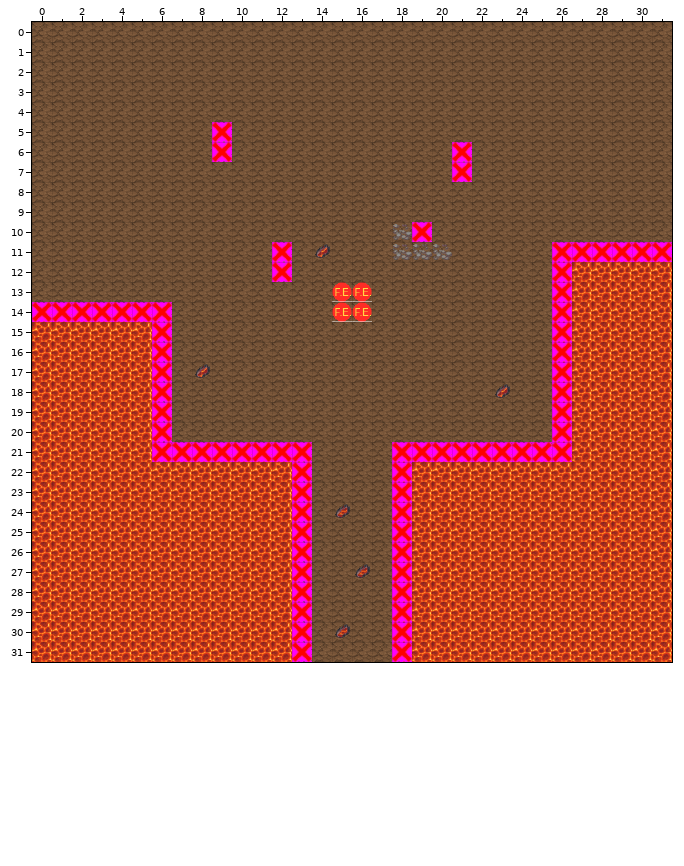
Two versions of a level (Tiled map, Game/ArchanistTower/Content/Levels/TestFireMap/Mountain1.tmx). The first picture shows the starting point.
Cells are 32x32 px. Shown: x 0..31, y 0..31.
Now the later version:
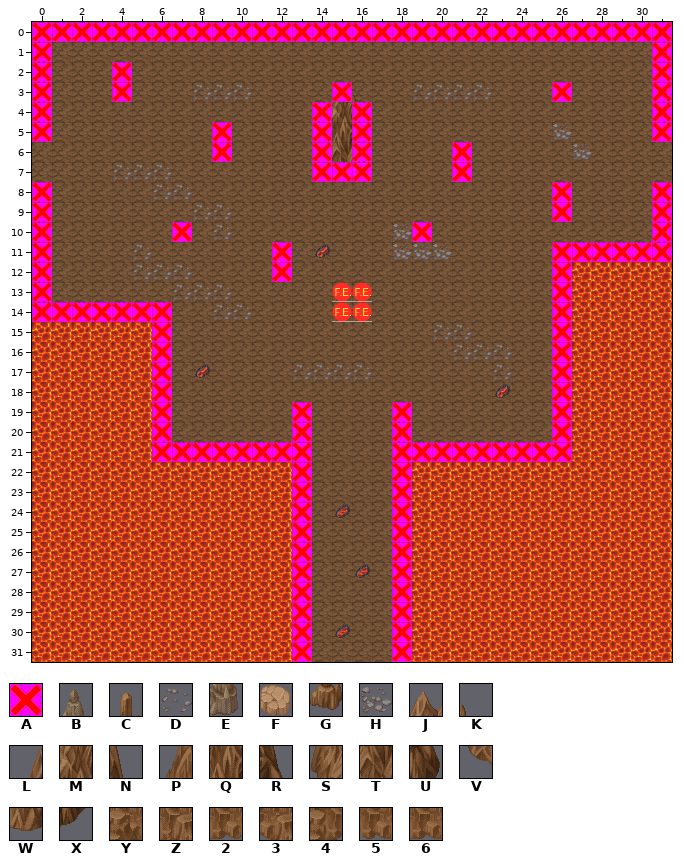
Key: from "Clip": A 0; from "MountainPieces": B 16, C 21, D 23, E 24, F 28, G 29, H 31, J 73, K 74, L 80, M 81, N 82, P 88, Q 89, R 90, S 96, T 97, U 98, V 104, W 105, X 106, Y 146, Z 147, 2 153, 3 154, 4 155, 5 156, 6 157.
_ is an empty cell.
What changed:
Changed rows in their new state; . is an unchanged cell.
Layer "Layer 2":
first column x 0:
 0 Z5555555555555555555555555652566
 1 4..............................Y
 2 4...B..........................3
 3 4...E...DDD....JK..DDDD...F....Z
 4 4.............LMN..............4
 5 4.............PQR.........H....4
 6 ..............STU..........H....
 7 ....DDD.......VWX...............
 8 Z.....DD..................B....Z
 9 Z.......DD................E....Z
10 Z......F.D.....................4
11 Z....D..........................
12 Z....DDD........................
13 4......DDD......................
14 .........DD.....................
15 ....................DD..........
16 .....................DDD........
17 .............DDDD......D........
19 .............C....C.............
20 .............G....G.............
Layer "Clip":
first column x 0:
 0 AAAAAAAAAAAAAAAAAAAAAAAAAAAAAAAA
 1 A..............................A
 2 A...A..........................A
 3 A...A..........A..........A....A
 4 A.............A.A..............A
 5 A.............A.A..............A
 6 ..............A.A...............
 7 ..............AAA...............
 8 A.........................A....A
 9 A.........................A....A
10 A......A.......................A
11 A...............................
12 A...............................
13 A...............................
first column x 13:
19 A....A
20 A....A
Where, in picture pixels (left, top, right, bottom), the same in both pictures:
added: (32, 22, 672, 320)
added: (433, 324, 512, 380)
added: (293, 364, 372, 380)
added: (292, 402, 312, 442)
added: (392, 402, 412, 442)
